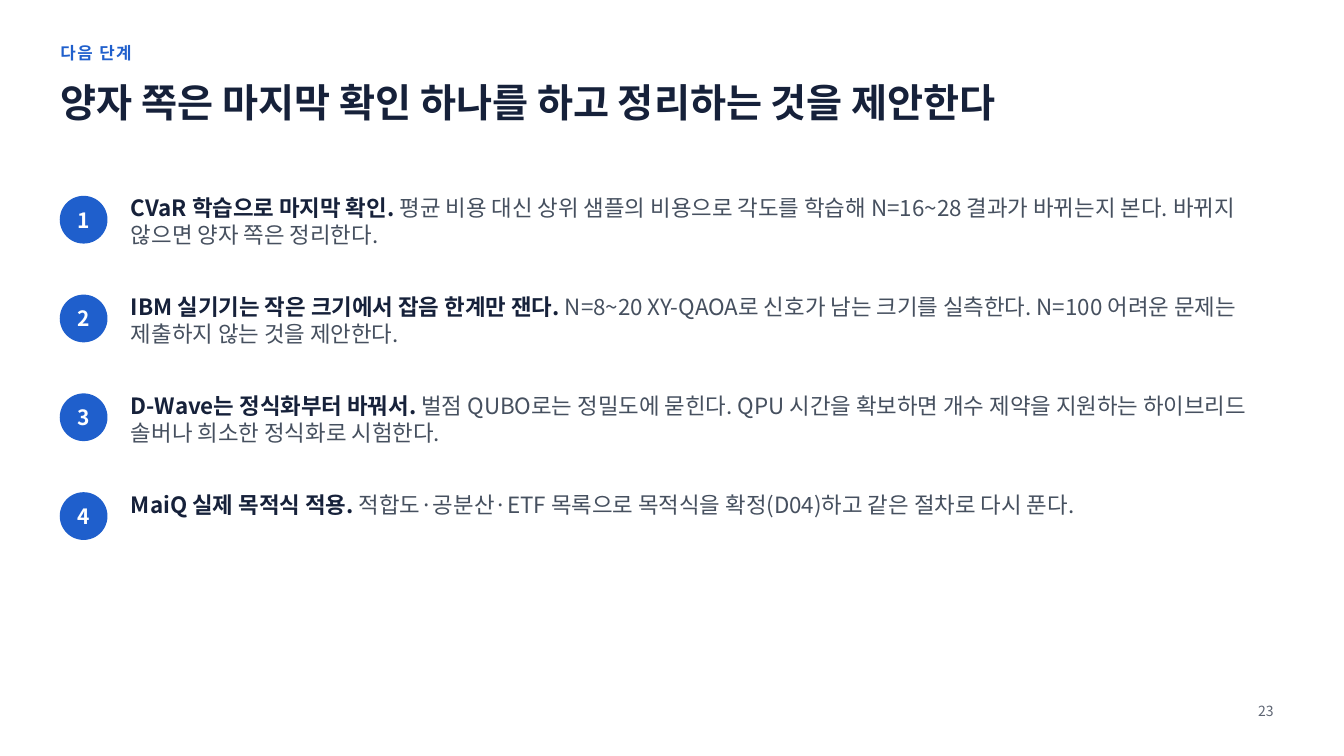
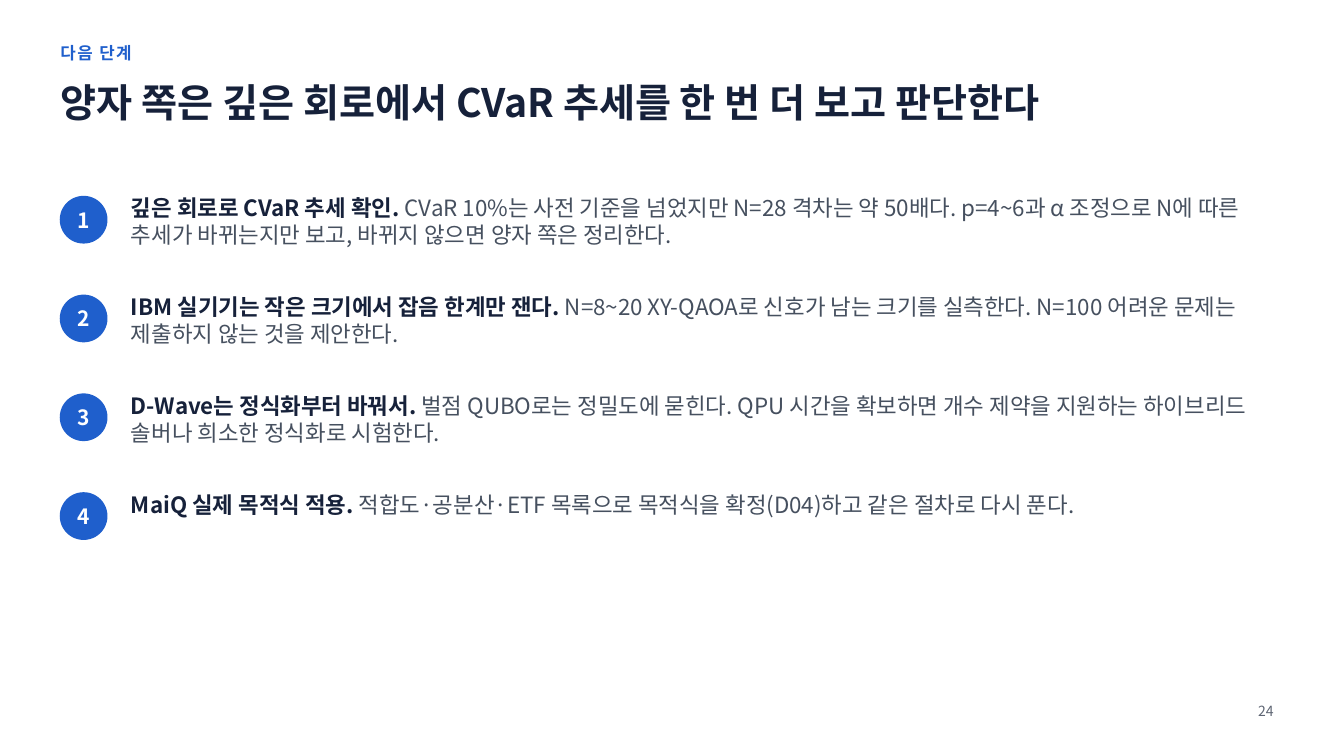
Before and after one commit to 202155570/norma-qaoa, a slide deck: slide 24 of docs/qaoa_achievements_2026-11-19.pptx (slide 23 before the commit). Drawn at 1344x756 pixels with LibreOffice and Linux fonts; fonts in the diff are those of the drawing. Boxes give left, top, right and bottom in pixels: in the first picture for what was removed or moved away, otherwise in the second. Text is boxed around its words. In the diff, an @@ line names an element or a change of style, - is before the commit and + after.

```diff
--- a/docs/qaoa_achievements_2026-11-19.pptx
+++ b/docs/qaoa_achievements_2026-11-19.pptx
@@ title at box(60, 84, 1040, 121): text changed @@
-양자 쪽은 마지막 확인 하나를 하고 정리하는 것을 제안한다
+양자 쪽은 깊은 회로에서 CVaR 추세를 한 번 더 보고 판단한다
@@ text at box(131, 197, 1239, 247): text changed @@
-CVaR 학습으로 마지막 확인. 평균 비용 대신 상위 샘플의 비용으로 각도를 학습해 N=16~28 결과가 바뀌는지 본다. 바뀌지 않으면 양자 쪽은 정리한다.
+깊은 회로로 CVaR 추세 확인. CVaR 10%는 사전 기준을 넘었지만 N=28 격차는 약 50배다. p=4~6과 α 조정으로 N에 따른 추세가 바뀌는지만 보고, 바뀌지 않으면 양자 쪽은 정리한다.
@@ page number at box(1258, 705, 1274, 716): text changed @@
-23
+24
```
Also in this commit, not shown: 4 other slides changed, 1 slide added, 8 other files.
